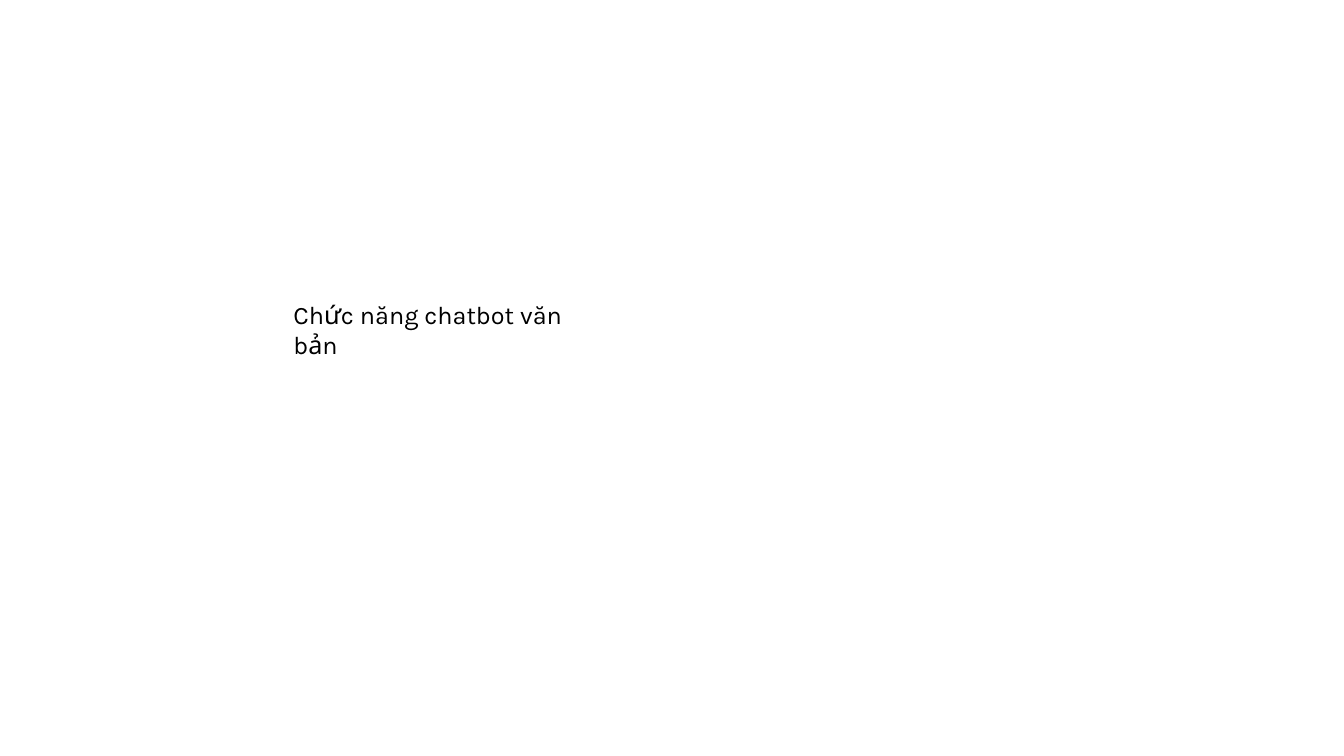
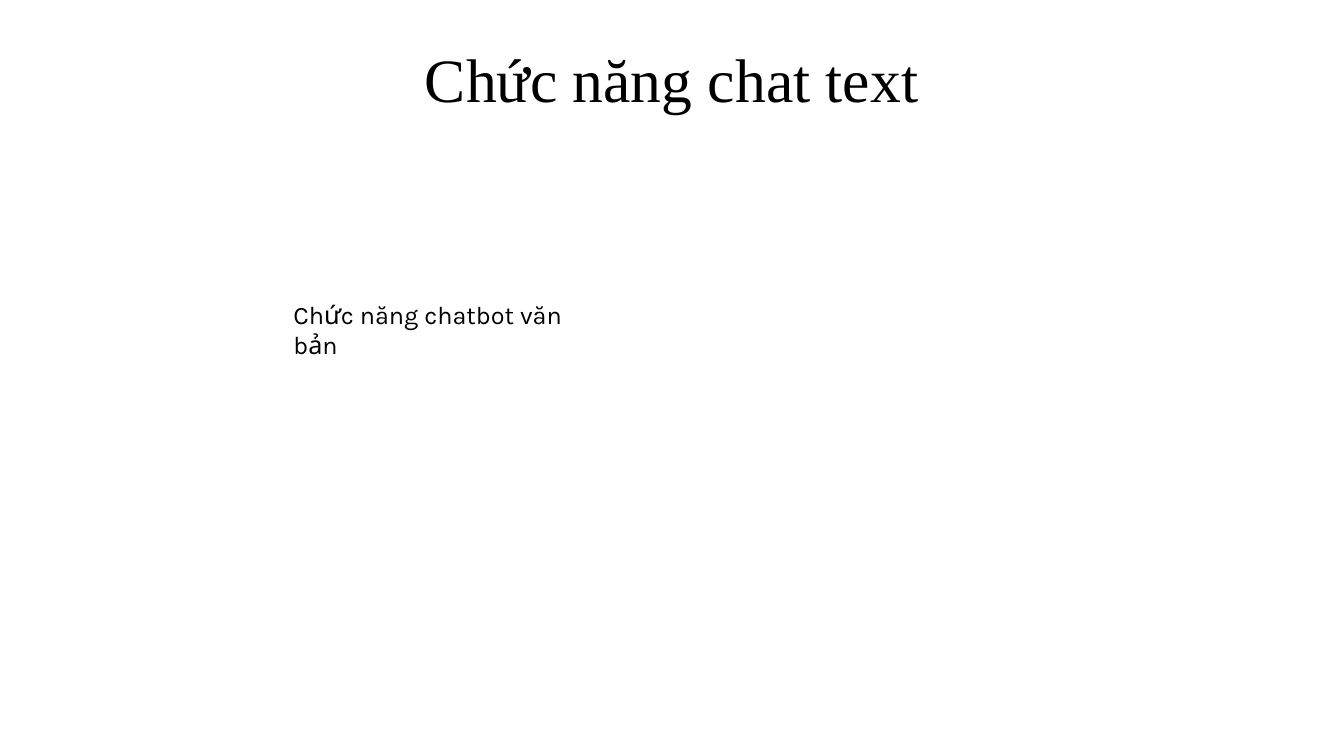
Before and after one commit to ngovanuc/Vietnamese_History_Chatbot, a slide deck: slide 22 of documents/slide bao cao.pptx. Drawn at 1344x756 pixels with LibreOffice and Linux fonts; fonts in the diff are those of the drawing. Boxes give left, top, right and bottom in pixels: in the first picture for what was removed or moved away, otherwise in the second. Text is boxed around its words. In the diff, an @@ line names an element or a change of style, - is before the commit and + after.

```diff
--- a/documents/slide bao cao.pptx
+++ b/documents/slide bao cao.pptx
@@ title added at [425,59,918,114], 44 pt, text #000000 @@
+Chức năng chat text
```
Also in this commit, not shown: 11 other slides changed, 9 slides added, 8 slides removed.
